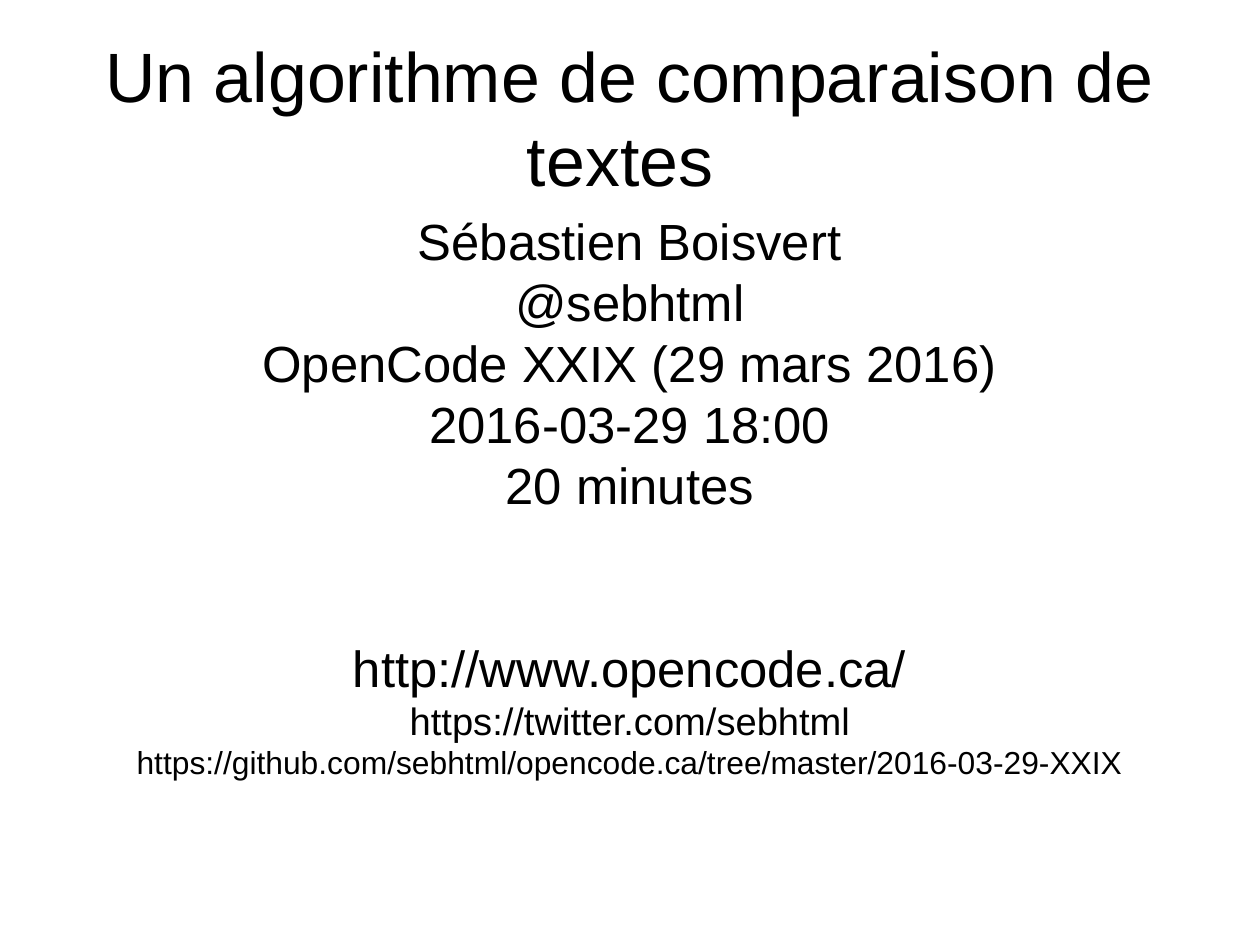
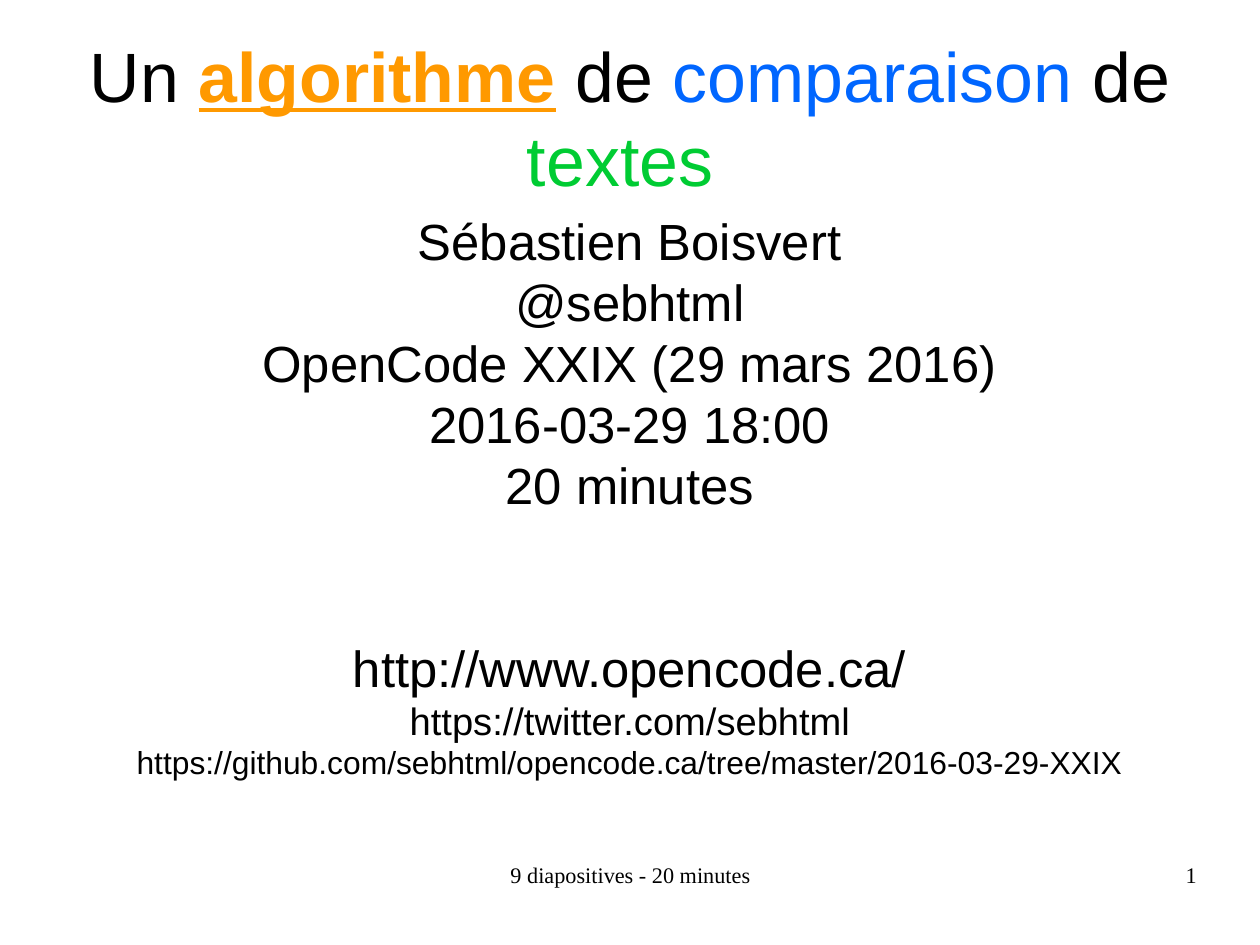
Before and after one commit to sebhtml/opencode.ca, a slide deck: slide 1 of 2016-03-29-XXIX/opencode-2016-03-29-sebhtml-dynamic-programming-lisp.odp. Drawn at 1260x945 pixels with LibreOffice and Linux fonts; fonts in the diff are those of the drawing. Boxes give left, top, right and bottom in pixels: in the first picture for what was removed or moved away, otherwise in the second. Text is boxed around its words. In the diff, an @@ line names an element or a change of style, - is before the commit and + after.

Commit message:
update presentation

```diff
--- a/2016-03-29-XXIX/opencode-2016-03-29-sebhtml-dynamic-programming-lisp.odp
+++ b/2016-03-29-XXIX/opencode-2016-03-29-sebhtml-dynamic-programming-lisp.odp
@@ title "Un algorithme de comparaison de ..." at (x1=90, y1=51, x2=1170, y2=187): text colour #000000 to #FF9900, bold on, underline on in "algorithme"; text colour #000000 to #0066FF in "comparaison"; text colour #000000 to #00CC33 in "textes" @@
@@ text added at (x1=510, y1=867, x2=750, y2=888), 14 pt, text #000000 @@
+9 diapositives - 20 minutes
@@ page number added at (x1=1186, y1=868, x2=1197, y2=883), 14 pt, text #000000 @@
+1
```
Also in this commit, not shown: 8 other slides changed, 1 other file.
